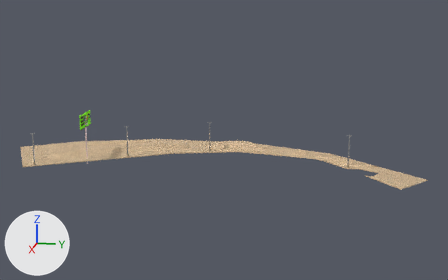
The glTF model Gangsta Wizards/Main/MAP - NON-BUILDINGS/Sandbar.glb as it was, and as the next commit left it.
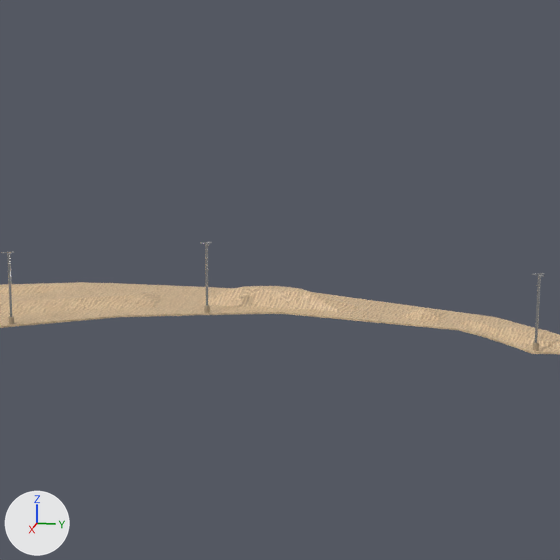
Each version is shown whole from a 50 mm camera at (235.1, 47.4, 70.2) aimed at (-1.1, 0.1, 11.1), then close up on the part from 27% to 80% of the width and 7% to 91% of the height. Every picture has the same lights, and +X, +Y and +Z are marked at lower left. The first two pictures are the older version. Where no turn or scale is listed for an object, it has been applied to the vertices.

The first close-up shows 'Ground', 'Post'.
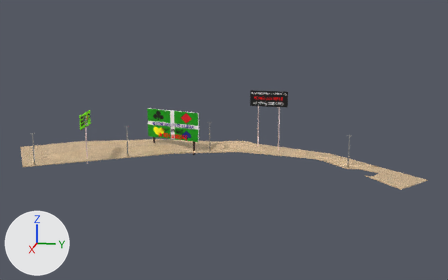
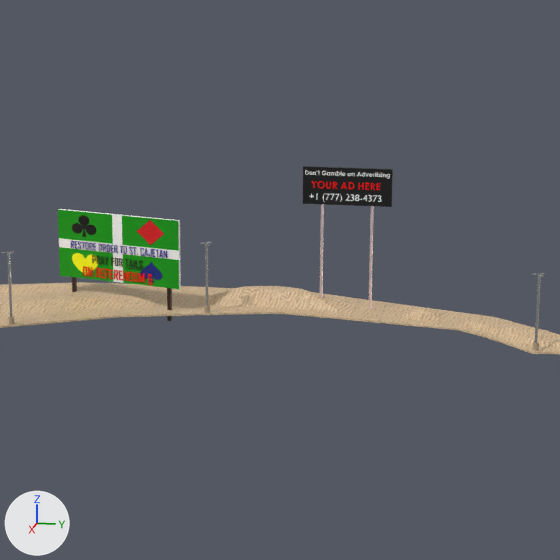
Pixel boxes [x1, y1, x2, y2] of what changed, in the close-ups (560 x 560 px):
```json
{"object": "Billboard", "change": "added", "after": [58, 209, 181, 321], "on screen": "green", "faces in mat_ref_g_flag (picture img_gr_faction)": [58, 209, 181, 289], "faces in mat_supports (brown #301400)": [72, 277, 172, 321]}
{"object": "Billboard.001", "change": "added", "after": [303, 166, 393, 207], "on screen": "black"}
{"object": "Text", "change": "added", "after": [71, 241, 167, 285], "faces in mat_sign_red (red #e70003)": [83, 266, 152, 285], "faces in mat_billboard_text (blue #000583)": [71, 241, 167, 258], "faces in mat_sign_black (black #000000)": [92, 255, 143, 270]}
{"object": "Support.001", "change": "added", "after": [320, 204, 374, 310]}
{"object": "Text.001", "change": "added", "after": [305, 170, 390, 202], "faces in mat_sign_white (white #ffffff)": [305, 170, 390, 202], "faces in mat_sign_red (red #e70003)": [312, 181, 380, 190]}
```

The change, as JSON lines over the scene's bpy script:
```json
{"op": "add", "block": "img_gr_faction", "code": ["img_gr_faction = load_image('GR_Faction', '_unpacked/GR_Faction', 744, 448, 'sRGB')"]}
{"op": "add", "block": "mat_billboard_text", "code": ["mat_billboard_text = principled_material('Billboard Text')", "mat_billboard_text.base_color = (0.0, 0.00166, 0.226)  # blue #000583", "mat_billboard_text.roughness = 1.0"]}
{"op": "add", "block": "mat_ref_g_flag", "code": ["mat_ref_g_flag = principled_material('Ref G Flag')", "mat_ref_g_flag.texture = img_gr_faction"]}
{"op": "add", "block": "mat_supports", "code": ["mat_supports = principled_material('Supports')", "mat_supports.base_color = (0.03, 0.00711, 0.0)  # brown #301400"]}
{"op": "add", "block": "me_text_002", "code": ["me_text_002 = bpy.data.meshes.new('Text.002')", "me_text_002.from_pydata(...)  # 1049 vertices, 983 faces; spans x 0.0, y 0.09..14.76, z -4.73..0.8", "# faces by material slot: [780, 203]", "me_text_002.materials.append(mat_sign_white)  # white #ffffff", "me_text_002.materials.append(mat_sign_red)  # red #e70003"]}
{"op": "add", "block": "me_text_001", "code": ["me_text_001 = bpy.data.meshes.new('Text.001')", "me_text_001.from_pydata(...)  # 603 vertices, 525 faces; spans x -1.8..2.9, y 0.5..19.5, z -5.2..1.4", "# faces by material slot: [255, 127, 143]", "me_text_001.materials.append(mat_billboard_text)  # blue #000583", "me_text_001.materials.append(mat_sign_black)  # black #000000", "me_text_001.materials.append(mat_sign_red)  # red #e70003"]}
{"op": "add", "block": "me_cylinder_001", "code": ["me_cylinder_001 = bpy.data.meshes.new('Cylinder.001')", "me_cylinder_001.from_pydata(...)  # 128 vertices, 248 faces; spans x -0.3..0.3, y -0.3..9.0, z -6.8..12.7", "me_cylinder_001.materials.append(mat_metal_002)  # white #ffecec"]}
{"op": "add", "block": "me_cube", "code": ["me_cube = bpy.data.meshes.new('Cube')", "me_cube.from_pydata(...)  # a box spanning x -0.3..0.3, y -7.8..7.8, z -3.3..3.3", "me_cube.materials.append(mat_sign_black)  # black #000000"]}
{"op": "add", "block": "me_cube_002", "code": ["me_cube_002 = bpy.data.meshes.new('Cube.002')", "me_cube_002.from_pydata(...)  # 24 vertices, 36 faces; spans x -43.6..-37.1, y 1.4..25.2, z -12.0..6.1", "# faces by material slot: [12, 24]", "me_cube_002.materials.append(mat_ref_g_flag)  # picture img_gr_faction", "me_cube_002.materials.append(mat_supports)  # brown #301400"]}
{"op": "add", "block": "ob_text_001", "code": ["ob_text_001 = bpy.data.objects.new('Text.001', me_text_002)", "ob_text_001.location = (-16.9, 8.4, 27.4)"]}
{"op": "add", "block": "ob_text", "code": ["ob_text = bpy.data.objects.new('Text', me_text_001)", "ob_text.location = (-12.3, -34.1, 13.1)"]}
{"op": "add", "block": "ob_support_001", "code": ["ob_support_001 = bpy.data.objects.new('Support.001', me_cylinder_001)", "ob_support_001.location = (-17.3, 11.5, 9.8)"]}
{"op": "add", "block": "ob_billboard_001", "code": ["ob_billboard_001 = bpy.data.objects.new('Billboard.001', me_cube)", "ob_billboard_001.location = (-17.2, 15.8, 25.5)"]}
{"op": "add", "block": "ob_billboard", "code": ["ob_billboard = bpy.data.objects.new('Billboard', me_cube_002)", "ob_billboard.location = (27.9, -37.5, 13.8)"]}
```
